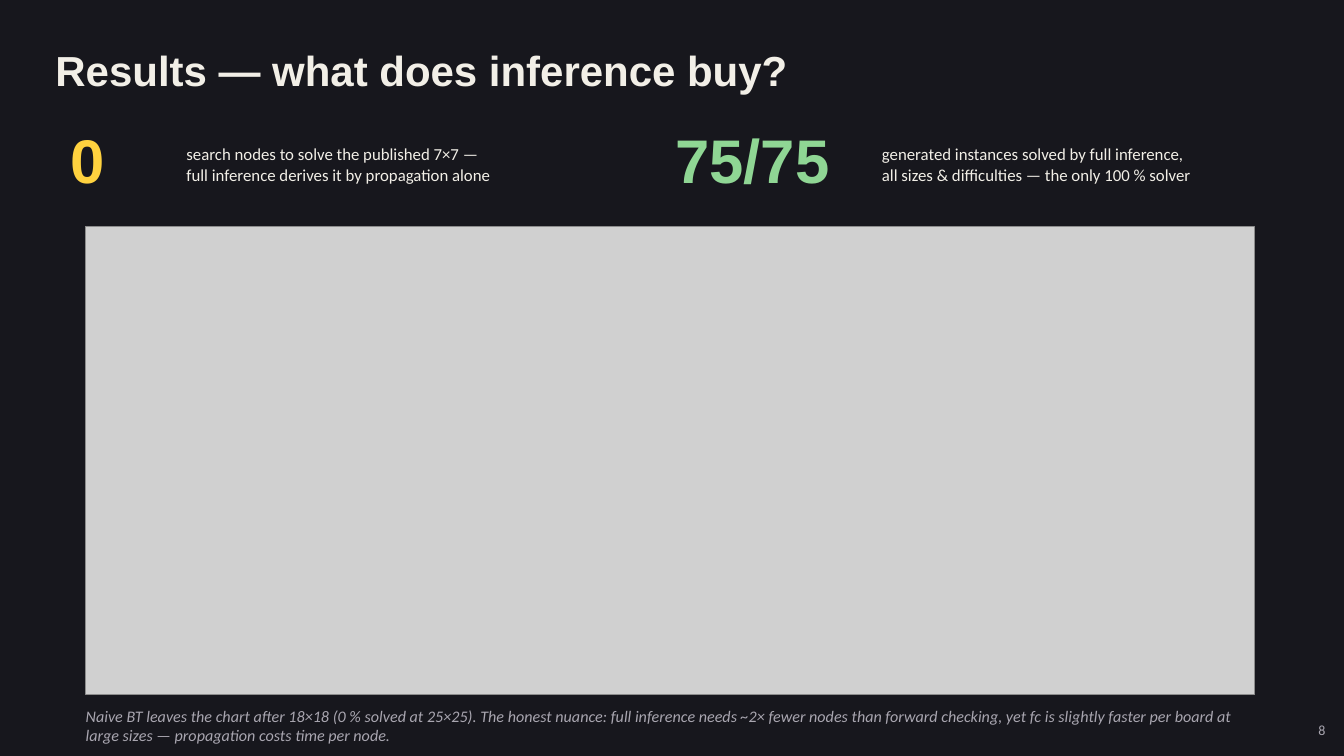
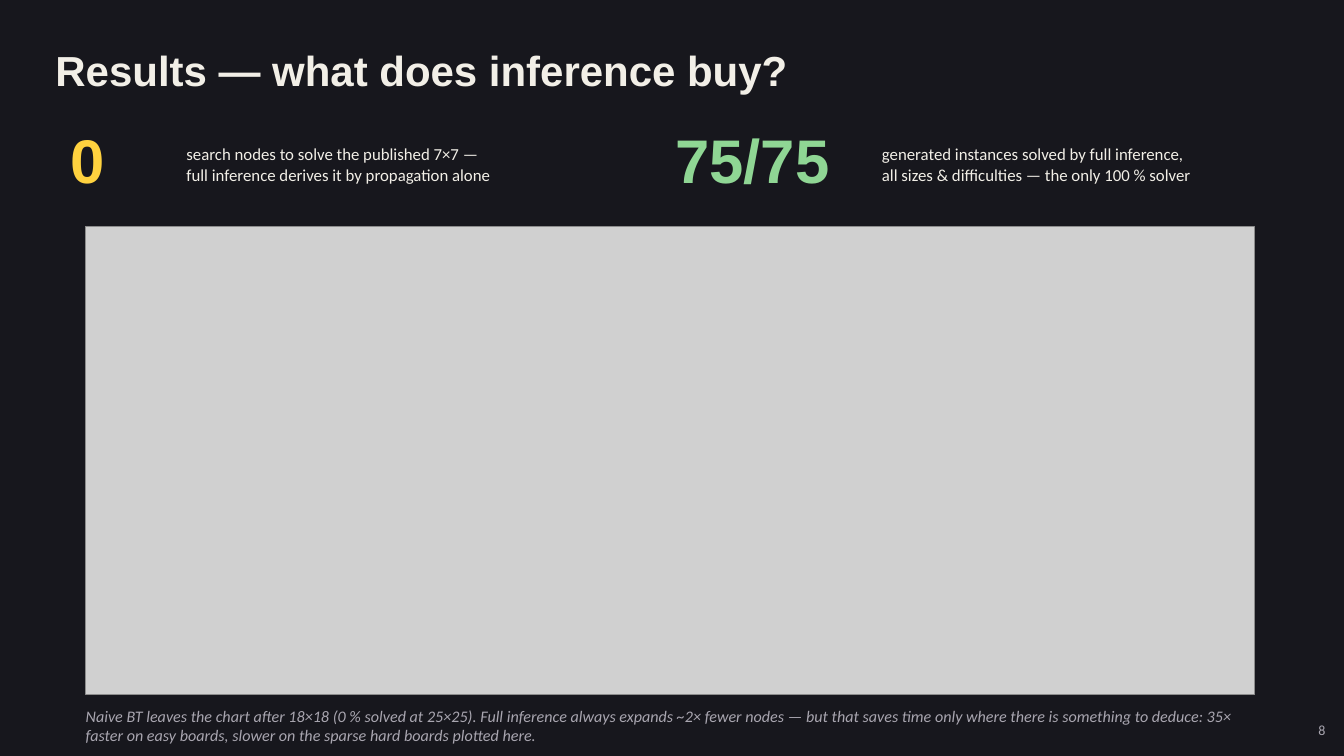
Before and after one commit to AnnieBaghumyan/LightUp, a slide deck: slide 8 of docs/presentation.pptx. Drawn at 1344x756 pixels with LibreOffice and Linux fonts; fonts in the diff are those of the drawing; grey boxes stand for pictures. Boxes give left, top, right and bottom in pixels: in the first picture for what was removed or moved away, otherwise in the second. Text is boxed around its words. In the diff, an @@ line names an element or a change of style, - is before the commit and + after.

```diff
--- a/docs/presentation.pptx
+++ b/docs/presentation.pptx
@@ text at [86, 710, 1231, 744]: text changed @@
-Naive BT leaves the chart after 18×18 (0 % solved at 25×25). The honest nuance: full inference needs ~2× fewer nodes than forward checking, yet fc is slightly faster per board at large sizes — propagation costs time per node.
+Naive BT leaves the chart after 18×18 (0 % solved at 25×25). Full inference always expands ~2× fewer nodes — but that saves time only where there is something to deduce: 35× faster on easy boards, slower on the sparse hard boards plotted here.
```
